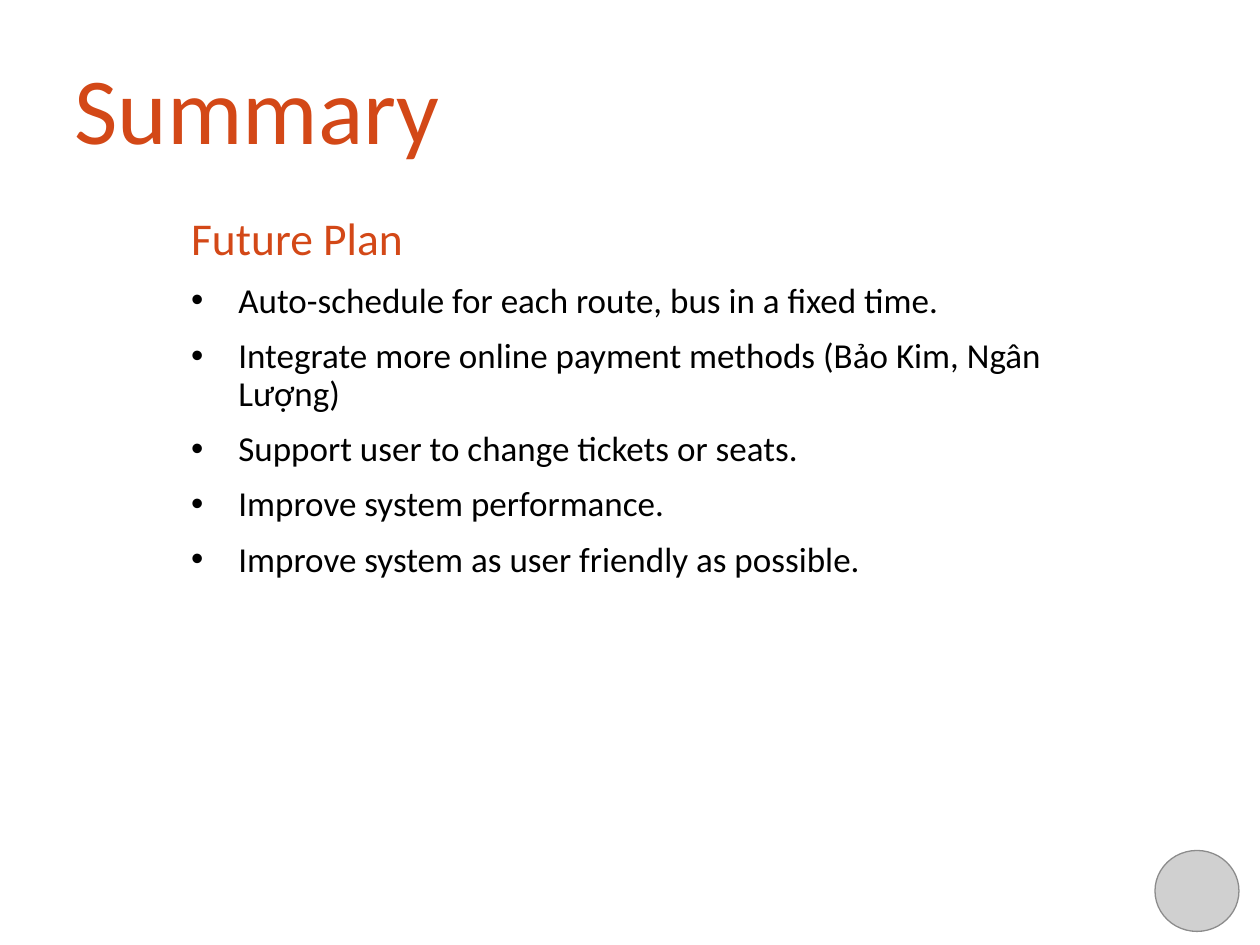
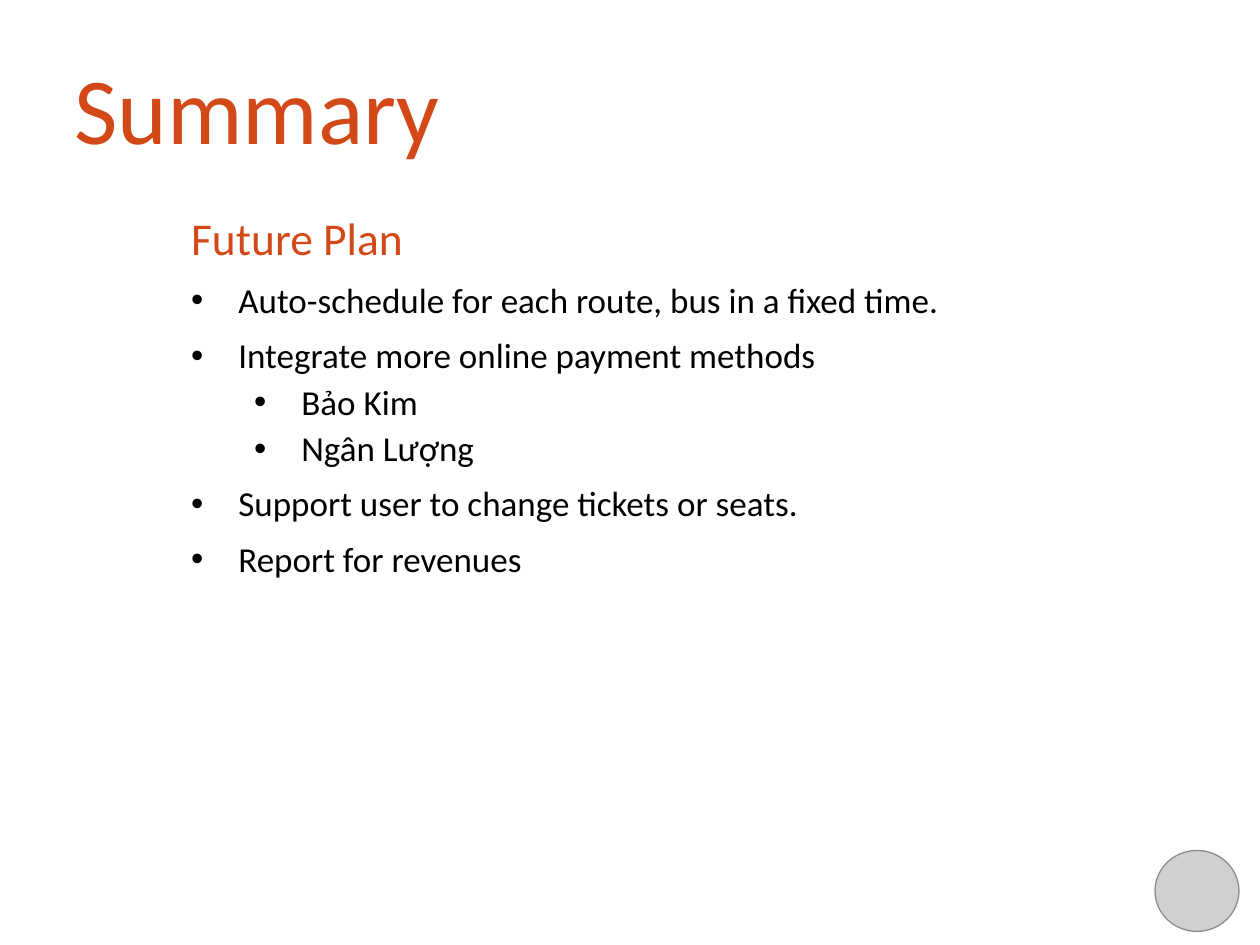
Before and after one commit to khalifandiaye/bus-reservation, a slide deck: slide 20 of WIP/Document/Project Report/Project-Agenda-Team04.pptx (slide 19 before the commit). Drawn at 1260x945 pixels with LibreOffice and Linux fonts; fonts in the diff are those of the drawing; grey boxes stand for pictures; background and template pictures are left out. Boxes give left, top, right and bottom in pixels: in the first picture for what was removed or moved away, otherwise in the second. Text is boxed around its words. In the diff, an @@ line names an element or a change of style, - is before the commit and + after.

```diff
--- a/WIP/Document/Project Report/Project-Agenda-Team04.pptx
+++ b/WIP/Document/Project Report/Project-Agenda-Team04.pptx
@@ subtitle at box(238, 343, 815, 467): text changed @@
-• Integrate more online payment methods (Bảo Kim, Ngân Lượng)
+• Integrate more online payment methods
+  • Bảo Kim
+  • Ngân Lượng
@@ subtitle at box(238, 548, 522, 578): text changed @@
-• Improve system performance.
-• Improve system as user friendly as possible.
+• Report for revenues
```
Also in this commit, not shown: 11 other slides changed, 1 slide added, 1 other file.
